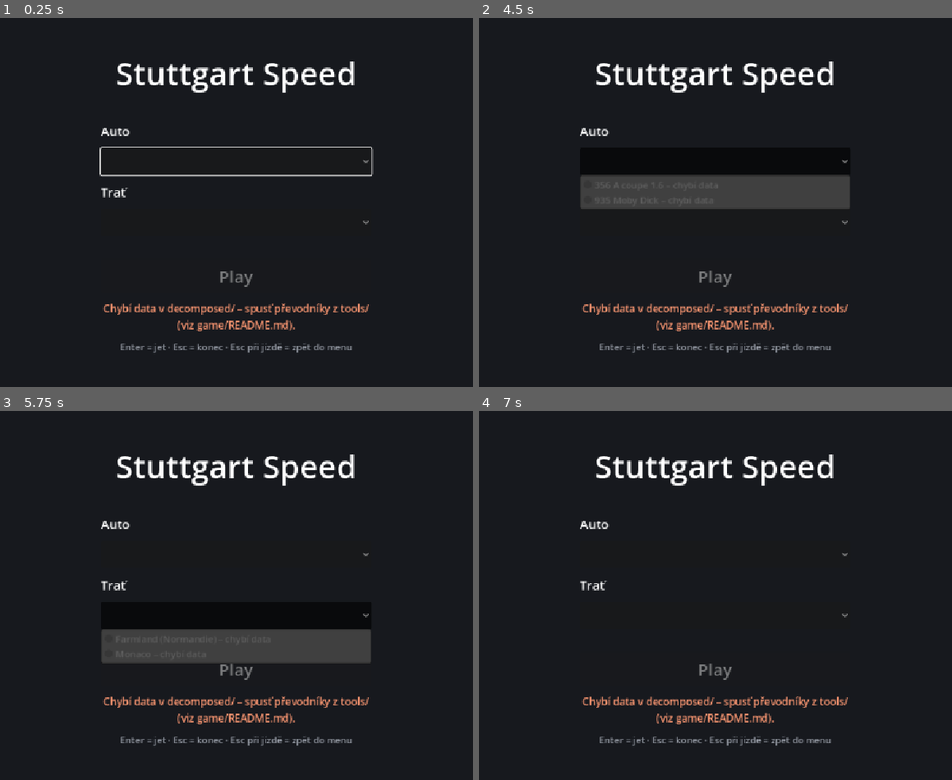
Above: before the commit, frames 1-4 (two rows, left to right).
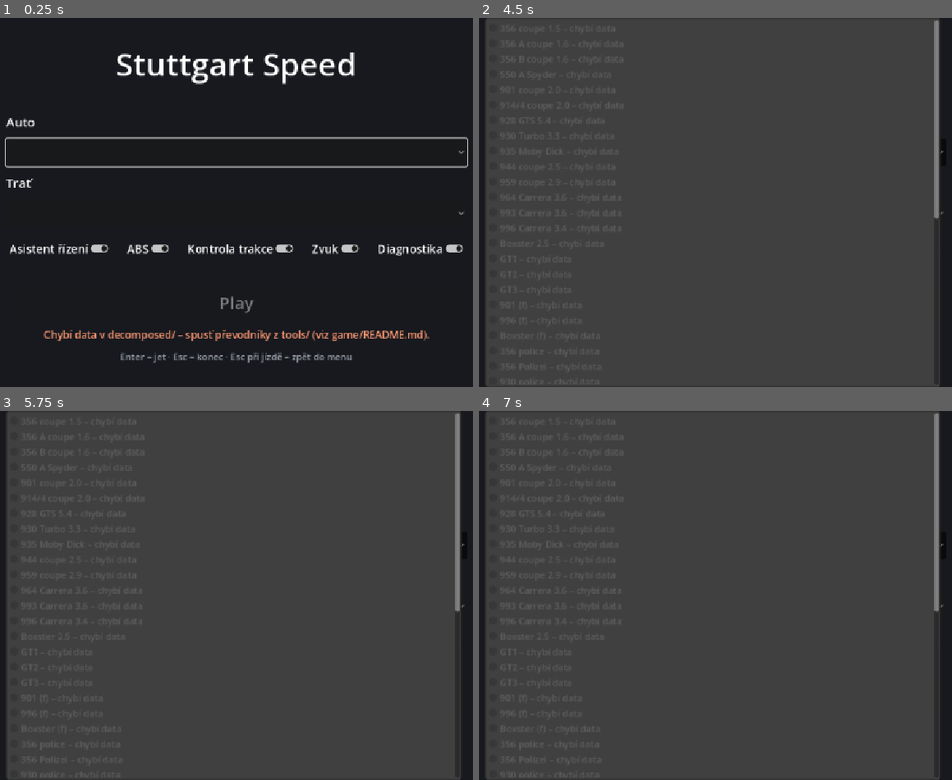
Above: after the commit, the same moments.

Repository: jandohnal/Stuttgart-speed-2026
Game: Godot game, scene res://scenes/menu.tscn
Two runs of this game, one before a commit and one after it. Both use one fixed random seed, a clock stepped at 60 frames per second and the inputs below.
Inputs (mouse positions are in pixels of both pictures, inside the frame that each line leads up to; where the layout moved, square brackets give the same spot in the first picture):
- Up to frame 1 (0.25 s): no input
- Up to frame 2 (4.5 s): click (540, 246) at 0.5 s, where only the run after the commit has a clickable "Asistent řízení"; click (625, 246) at 1.25 s, where only the run after the commit has a clickable "ABS"; click (720, 246) at 2 s, where only the run after the commit has a clickable "Kontrola trakce"; click (814, 246) at 2.75 s, where only the run after the commit has a clickable "Zvuk"; click (899, 246) at 3.5 s, where only the run after the commit has a clickable "Diagnostika"; click (715, 150) [715, 161] at 4.25 s
- Up to frame 3 (5.75 s): click (236, 606) [236, 613] at 5 s
- Up to frame 4 (7 s): tap Enter at 5.75 s; move the mouse to (862, 577) at 5.77 s; hold D 5.78-6.5 s; tap M at 5.85 s; click (862, 577) at 5.92 s; tap Space at 6.02, 6.5 s; drag from (583, 613) to (682, 669) at 6.52 s

The runs differ from the first frame. In frame 1, 8.9% of the frame differs, in the area x 1-99%, y 9-94%; in frame 2, 89%; in frame 3, 89%; in frame 4, 94%, in the area x 1-99%, y 0-100%.

Commit message:
all models

Diff:
--- a/game/scenes/menu.tscn
+++ b/game/scenes/menu.tscn
@@ -69,6 +69,13 @@
 layout_mode = 2
 theme_override_font_sizes/font_size = 26
 
+[node name="Options" type="HBoxContainer" parent="Center/Box"]
+unique_name_in_owner = true
+custom_minimum_size = Vector2(0, 48)
+layout_mode = 2
+theme_override_constants/separation = 20
+alignment = 1
+
 [node name="Spacer2" type="Control" parent="Center/Box"]
 custom_minimum_size = Vector2(0, 12)
 layout_mode = 2
--- a/game/scripts/game_settings.gd
+++ b/game/scripts/game_settings.gd
@@ -1,21 +1,35 @@
 extends Node
-## Autoload GameSettings: the car and track chosen in the menu, handed over to main.gd. Empty
-## values mean "not chosen", so main.gd falls back to --car/--track and the project settings (the
-## tests run main.tscn directly and never touch this). The last choice is kept in
-## user://settings.cfg so the menu can preselect it.
+## Autoload GameSettings: the car, track and options chosen in the menu, handed over to main.gd.
+## Empty car / track mean "not chosen", so main.gd falls back to --car/--track and the project
+## settings. The tests run main.tscn directly and get the option defaults below: only the menu
+## loads the saved choice (user://settings.cfg), so a player's settings never change a test.
 
 const FILE := "user://settings.cfg"
+## Option -> default. steering_assist, brake_assist (ABS) and traction_control are Car properties;
+## sound unmutes the master bus; diagnostics shows the telemetry readout in the HUD.
+const DEFAULT_OPTIONS := {
+	"steering_assist": true,
+	"brake_assist": true,
+	"traction_control": true,
+	"sound": true,
+	"diagnostics": true,
+}
 
 ## Key in cars.json (main.gd CARS); empty = not chosen in the menu.
 var car_key := ""
 ## Track name in decomposed/GameData/Track/ (main.gd TRACKS); empty = not chosen in the menu.
 var track_name := ""
+## Options toggled in the menu (not during the game), applied by main.gd when the game starts.
+var options := DEFAULT_OPTIONS.duplicate()
 
 
 ## Last choice saved by save_last(): {"car": key, "track": name}, values "" when never saved.
+## Also loads the saved options into `options` (defaults for the ones never saved).
 func load_last() -> Dictionary:
 	var cfg := ConfigFile.new()
 	cfg.load(FILE)
+	for key: String in DEFAULT_OPTIONS:
+		options[key] = bool(cfg.get_value("options", key, DEFAULT_OPTIONS[key]))
 	return {"car": str(cfg.get_value("last", "car", "")), "track": str(cfg.get_value("last", "track", ""))}
 
 
@@ -24,6 +38,8 @@
 	cfg.load(FILE)
 	cfg.set_value("last", "car", car_key)
 	cfg.set_value("last", "track", track_name)
+	for key: String in options:
+		cfg.set_value("options", key, options[key])
 	cfg.save(FILE)
 
 
--- a/game/scripts/hud.gd
+++ b/game/scripts/hud.gd
@@ -7,6 +7,8 @@
 const GAUGE_OPACITY := 0.6
 
 @export var car_path: NodePath
+## Telemetry readout (g forces, steering, TC cut, boost, damage); set from the menu option.
+@export var diagnostics := true
 
 @onready var car := get_node_or_null(car_path) as Car
 @onready var label: Label = $Label
@@ -81,12 +83,12 @@
 	speed_gauge.odo_shake = clampf((car.rpm / car.redline - 0.75) / 0.25, 0.0, 1.0)
 	if _trip_reset == null or not _trip_reset.is_running():
 		speed_gauge.trip_m = car.odometer_m - _trip_start_m
-	label.text = "lat %.2f g   long %.2f g   steer %.1f°   steering assist %s   ABS %s   TC %s%s   sound %s\n" % [
-		t["lat_g"], t["long_g"], t["steer_deg"], "ON" if t["assist"] else "OFF", "ON" if t["abs"] else "OFF",
-		"ON" if t["tc"] else "OFF", " (-%d%%)" % roundi(t["tc_cut"] * 100.0) if t["tc_cut"] > 0.02 else "",
-		"OFF" if AudioServer.is_bus_mute(0) else "ON",
-	] + ("boost %d%%\n" % roundi(t["boost"] * 100.0) if car.turbo else "") + _damage_text(t.get("damage", {})) \
-		+ "W/S throttle/brake  A/D steer  Space handbrake  R reset  F2 telemetry  F3 assist  F4 ABS  F5 repair  F6 TC  T trip  M sound  F11 full screen"
+	var text := ""
+	if diagnostics:
+		text = "lat %.2f g   long %.2f g   steer %.1f°%s\n" % [t["lat_g"], t["long_g"], t["steer_deg"],
+			"   TC -%d%%" % roundi(t["tc_cut"] * 100.0) if t["tc_cut"] > 0.02 else ""] \
+			+ ("boost %d%%\n" % roundi(t["boost"] * 100.0) if car.turbo else "") + _damage_text(t.get("damage", {}))
+	label.text = text + "W/S throttle/brake  A/D steer  Space handbrake  R reset  F2 telemetry  F5 repair  T trip  F11 full screen  Esc menu"
 
 
 ## Trip reset: like pressing the knob, the drums roll back to zero instead of jumping.
--- a/game/scripts/main.gd
+++ b/game/scripts/main.gd
@@ -3,9 +3,9 @@
 ## decomposed/. Track: project setting stuttgart/track or --track=<name> (default farmland =
 ## Normandie); car: stuttgart/car or --car=<key in cars.json> (default 356Acoupe16; CARS maps it to
 ## the model and engine sound). --slice=<n> starts on road slice n instead of the start line;
-## --windowed=1 keeps a window. F2 records telemetry to user://telemetry_*.csv, F3 toggles the
-## steering assist, F4 the ABS, F5 repairs the car, F6 toggles traction control, M mutes the sound, F11 full screen, Esc goes
-## back to the menu (scenes/menu.tscn, which sets GameSettings.car_key / track_name).
+## --windowed=1 keeps a window. F2 records telemetry to user://telemetry_*.csv, F5 repairs the car,
+## F11 full screen, Esc goes back to the menu (scenes/menu.tscn, which sets GameSettings.car_key /
+## track_name and the options: steering assist, ABS, traction control, sound, diagnostics).
 
 const DEFAULT_TRACK := "farmland"
 const TrackProps := preload("res://scripts/track_props.gd")
@@ -16,18 +16,74 @@
 const DEFAULT_CAR := "356Acoupe16"
 const ODOMETER_FILE := "user://odometer.cfg"
 const ODOMETER_SAVE_INTERVAL := 30.0  ## s
-## Car (key in cars.json) -> model (GameData/CarModel/<model>) and engine sound set. The original
-## assigns the sets in its executable, so these are chosen by ear: 356 A the lowest 356 set
-## (idle note 29), 935 the race set whose loops fit a flat six to 8000 rpm.
-## "name" is shown in the menu.
+## Menu car -> model (GameData/CarModel/<model>), engine sound set and physics (key in cars.json,
+## default the menu key). The original assigns the sound sets in its executable: 356 A (sd1a, idle
+## note 29) and 935 (sdxc, flat six to 8000 rpm) are chosen by ear, the others guessed from the
+## order of the sets (sd1 356 ... sd9 Boxster, sdx race cars) and still to be tuned by ear. Police
+## and "f" models drive like their road car; traffic (eas, eden, postship) has no .sim of its own
+## and uses "default". "name" is shown in the menu.
 const CARS := {
+	"356coupe15": {"name": "356 coupe 1.5", "model": "356_1", "engine_sound": "sd1a", "cylinders": 4},
 	"356Acoupe16": {"name": "356 A coupe 1.6", "model": "356a", "engine_sound": "sd1a", "cylinders": 4},
+	"356Bcoupe16": {"name": "356 B coupe 1.6", "model": "356b", "engine_sound": "sd1a", "cylinders": 4},
+	"550Arace": {"name": "550 A Spyder", "model": "550", "engine_sound": "sd2", "cylinders": 4},
+	"901coupe20": {"name": "901 coupe 2.0", "model": "901", "engine_sound": "sd3a", "cylinders": 6},
+	"914coupe20": {"name": "914/4 coupe 2.0", "model": "914", "engine_sound": "sd4a", "cylinders": 4},
+	"928coupeGTS54": {"name": "928 GTS 5.4", "model": "928", "engine_sound": "sd5", "cylinders": 8},
+	"930Tcoupe33": {"name": "930 Turbo 3.3", "model": "930", "engine_sound": "sd6a", "cylinders": 6},
 	"935race": {"name": "935 Moby Dick", "model": "935", "engine_sound": "sdxc", "cylinders": 6},
+	"944coupe25": {"name": "944 coupe 2.5", "model": "944", "engine_sound": "sd7a", "cylinders": 4},
+	"959coupe29": {"name": "959 coupe 2.9", "model": "959", "engine_sound": "sd6b", "cylinders": 6},
+	"964coupe36": {"name": "964 Carrera 3.6", "model": "964", "engine_sound": "sd8a", "cylinders": 6},
+	"993coupe36": {"name": "993 Carrera 3.6", "model": "993", "engine_sound": "sd8b", "cylinders": 6},
+	"996coupe34": {"name": "996 Carrera 3.4", "model": "996", "engine_sound": "sd8c", "cylinders": 6},
+	"boxster25": {"name": "Boxster 2.5", "model": "boxster", "engine_sound": "sd9", "cylinders": 6},
+	"GT1race": {"name": "GT1", "model": "gt1", "engine_sound": "sdxa", "cylinders": 6},
+	"GT2race": {"name": "GT2", "model": "gt2", "engine_sound": "sdxb", "cylinders": 6},
+	"GT3race": {"name": "GT3", "model": "gt3", "engine_sound": "sdxb", "cylinders": 6},
+	"f901": {"name": "901 (f)", "model": "f901", "engine_sound": "sd3a", "cylinders": 6, "physics": "901coupe20"},
+	"f996": {"name": "996 (f)", "model": "f996", "engine_sound": "sd8c", "cylinders": 6, "physics": "996coupe34"},
+	"fboxster": {"name": "Boxster (f)", "model": "fboxster", "engine_sound": "sd9", "cylinders": 6, "physics": "boxster25"},
+	"cop356": {"name": "356 police", "model": "cop356", "engine_sound": "sd1a", "cylinders": 4, "physics": "356Acoupe16"},
+	"cop356_german": {"name": "356 Polizei", "model": "cop356_german", "engine_sound": "sd1a", "cylinders": 4, "physics": "356Acoupe16"},
+	"cop930": {"name": "930 police", "model": "cop930", "engine_sound": "sd6a", "cylinders": 6, "physics": "930Tcoupe33"},
+	"cop930_german": {"name": "930 Polizei", "model": "cop930_german", "engine_sound": "sd6a", "cylinders": 6, "physics": "930Tcoupe33"},
+	"cop993": {"name": "993 police", "model": "cop993", "engine_sound": "sd8b", "cylinders": 6, "physics": "993coupe36"},
+	"cop993_german": {"name": "993 Polizei", "model": "cop993_german", "engine_sound": "sd8b", "cylinders": 6, "physics": "993coupe36"},
+	"eas1": {"name": "Traffic eas1", "model": "eas1", "engine_sound": "sd1a", "cylinders": 4, "physics": "default"},
+	"eas2": {"name": "Traffic eas2", "model": "eas2", "engine_sound": "sd1a", "cylinders": 4, "physics": "default"},
+	"eas3": {"name": "Traffic eas3", "model": "eas3", "engine_sound": "sd1a", "cylinders": 4, "physics": "default"},
+	"eas4": {"name": "Traffic eas4", "model": "eas4", "engine_sound": "sd1a", "cylinders": 4, "physics": "default"},
+	"eas5": {"name": "Traffic eas5", "model": "eas5", "engine_sound": "sd1a", "cylinders": 4, "physics": "default"},
+	"eas6": {"name": "Traffic eas6", "model": "eas6", "engine_sound": "sd1a", "cylinders": 4, "physics": "default"},
+	"eas7": {"name": "Traffic eas7", "model": "eas7", "engine_sound": "sd1a", "cylinders": 4, "physics": "default"},
+	"eas8": {"name": "Traffic eas8", "model": "eas8", "engine_sound": "sd1a", "cylinders": 4, "physics": "default"},
+	"eas9": {"name": "Traffic eas9", "model": "eas9", "engine_sound": "sd1a", "cylinders": 4, "physics": "default"},
+	"eas10": {"name": "Traffic eas10", "model": "eas10", "engine_sound": "sd1a", "cylinders": 4, "physics": "default"},
+	"eas11": {"name": "Traffic eas11", "model": "eas11", "engine_sound": "sd1a", "cylinders": 4, "physics": "default"},
+	"eden1": {"name": "Traffic eden1", "model": "eden1", "engine_sound": "sd1a", "cylinders": 4, "physics": "default"},
+	"eden2": {"name": "Traffic eden2", "model": "eden2", "engine_sound": "sd1a", "cylinders": 4, "physics": "default"},
+	"eden3": {"name": "Traffic eden3", "model": "eden3", "engine_sound": "sd1a", "cylinders": 4, "physics": "default"},
+	"eden4": {"name": "Traffic eden4", "model": "eden4", "engine_sound": "sd1a", "cylinders": 4, "physics": "default"},
+	"eden5": {"name": "Traffic eden5", "model": "eden5", "engine_sound": "sd1a", "cylinders": 4, "physics": "default"},
+	"postship": {"name": "Traffic postship", "model": "postship", "engine_sound": "sd1a", "cylinders": 4, "physics": "default"},
 }
 ## Tracks offered in the menu: name in GameData/Track/ -> shown name.
 const TRACKS := {
 	"farmland": "Farmland (Normandie)",
 	"monaco1": "Monaco",
+	"monaco2": "Monaco 2",
+	"monaco3": "Monaco 3",
+	"monaco4": "Monaco 4",
+	"monaco5": "Monaco 5",
+	"alps": "Alps",
+	"autobahn": "Autobahn",
+	"canyon": "Canyon",
+	"castle": "Castle",
+	"coastal": "Coastal",
+	"foothills": "Foothills",
+	"forest": "Forest",
+	"industrial": "Industrial",
 }
 const MENU_SCENE := "res://scenes/menu.tscn"
 const SOLID_GROUPS := ["road", "terrain", "objects"]
@@ -39,11 +95,7 @@
 	"handbrake": [KEY_SPACE],
 	"reset_car": [KEY_R],
 	"telemetry": [KEY_F2],
-	"steering_assist": [KEY_F3],
-	"brake_assist": [KEY_F4],
-	"traction_control": [KEY_F6],
 	"repair": [KEY_F5],
-	"mute": [KEY_M],
 	"trip_reset": [KEY_T],
 	"fullscreen": [KEY_F11],
 	"menu": [KEY_ESCAPE],
@@ -68,6 +120,7 @@
 
 func _ready() -> void:
 	_setup_input()
+	_apply_options()
 	# The HUD scales with the window: project setting display/window/stretch (canvas_items).
 	GameSettings.go_fullscreen()
 	if track_name.is_empty():
@@ -101,10 +154,11 @@
 	var model_path := car_model_path(car_key)
 	var engine_sound := "GameData/Sounds/" + str(info["engine_sound"])
 	var cars: Variant = OriginalAssets.load_json(CAR_PHYSICS)
-	if cars is Dictionary and cars.has(car_key):
+	var physics := car_physics_key(car_key)
+	if cars is Dictionary and cars.has(physics):
 		var model := OriginalAssets.load_gltf(model_path)
 		Materials.setup_car(model)
-		car.setup(model, cars[car_key])
+		car.setup(model, cars[physics])
 		_load_mileage()
 		var damage: Variant = OriginalAssets.load_json(model_path.get_basename() + "_damage.json")
 		if damage is Dictionary:
@@ -117,8 +171,18 @@
 			audio.rpm_scale = 4.0 / float(info["cylinders"])  # engine.json assumes a four
 			audio.setup(car, engine, engine_sound, SFX_BANK)
 	else:
-		push_error("Car %s not found in %s" % [car_key, CAR_PHYSICS])
+		push_error("Car %s (physics %s) not found in %s" % [car_key, physics, CAR_PHYSICS])
 	_reset_car(start_slice)
+
+
+## Options from the menu (GameSettings): driver aids, sound and the HUD diagnostics.
+func _apply_options() -> void:
+	var options: Dictionary = GameSettings.options
+	car.steering_assist = options["steering_assist"]
+	car.brake_assist = options["brake_assist"]
+	car.traction_control = options["traction_control"]
+	AudioServer.set_bus_mute(0, not options["sound"])
+	$HUD.diagnostics = options["diagnostics"]
 
 
 ## Mileage is kept per car between runs, but only when the game itself runs: the tests load this
@@ -161,6 +225,11 @@
 	return CARS.get(key, {"name": key, "model": key.to_lower(), "engine_sound": "sd1a", "cylinders": 4})
 
 
+## Key of the car's physics in cars.json.
+static func car_physics_key(key: String) -> String:
+	return str(car_info(key).get("physics", key))
+
+
 static func car_model_path(key: String) -> String:
 	var model: String = car_info(key)["model"]
 	return "GameData/CarModel/%s/%s.gltf" % [model, model]
@@ -168,7 +237,7 @@
 
 ## True when decomposed/ holds the car's model and physics (cars.json, already parsed).
 static func car_available(key: String, cars: Variant) -> bool:
-	return cars is Dictionary and cars.has(key) and OriginalAssets.exists(car_model_path(key))
+	return cars is Dictionary and cars.has(car_physics_key(key)) and OriginalAssets.exists(car_model_path(key))
 
 
 static func track_available(name: String) -> bool:
@@ -290,16 +359,8 @@
 		_reset_car(_nearest_slice())
 	elif event.is_action_pressed("telemetry"):
 		_toggle_log()
-	elif event.is_action_pressed("steering_assist"):
-		car.steering_assist = not car.steering_assist
-	elif event.is_action_pressed("brake_assist"):
-		car.brake_assist = not car.brake_assist
-	elif event.is_action_pressed("traction_control"):
-		car.traction_control = not car.traction_control
 	elif event.is_action_pressed("repair"):
 		car.repair()
-	elif event.is_action_pressed("mute"):
-		AudioServer.set_bus_mute(0, not AudioServer.is_bus_mute(0))
 	elif event.is_action_pressed("fullscreen"):
 		var full := DisplayServer.window_get_mode() == DisplayServer.WINDOW_MODE_FULLSCREEN
 		DisplayServer.window_set_mode(DisplayServer.WINDOW_MODE_WINDOWED if full else DisplayServer.WINDOW_MODE_FULLSCREEN)
--- a/game/scripts/menu.gd
+++ b/game/scripts/menu.gd
@@ -1,20 +1,31 @@
 extends Control
-## Main menu of the prototype (D-009): car and track dropdowns and Play. The lists come from
-## main.gd (CARS, TRACKS); entries whose data is missing in decomposed/ are disabled. The choice
-## goes to the GameSettings autoload and user://settings.cfg, then the game scene takes over.
+## Main menu of the prototype (D-009): car and track dropdowns, a row of option toggles (driver
+## aids, sound, diagnostics) and Play. The lists come from main.gd (CARS, TRACKS); entries whose
+## data is missing in decomposed/ are disabled. The choice goes to the GameSettings autoload and
+## user://settings.cfg, then the game scene takes over. The options are set only here, not in game.
 ## Keyboard / gamepad: arrows or D-pad move the focus, Enter (anywhere) or Start plays, Esc quits.
 
 const Main := preload("res://scripts/main.gd")
 const GAME_SCENE := "res://scenes/main.tscn"
 const MISSING := " – chybí data"
+## GameSettings option -> toggle label, in the order of the row.
+const OPTION_LABELS := {
+	"steering_assist": "Asistent řízení",
+	"brake_assist": "ABS",
+	"traction_control": "Kontrola trakce",
+	"sound": "Zvuk",
+	"diagnostics": "Diagnostika",
+}
 
 @onready var car_option: OptionButton = %CarOption
 @onready var track_option: OptionButton = %TrackOption
 @onready var play_button: Button = %PlayButton
 @onready var note: Label = %Note
+@onready var options_row: HBoxContainer = %Options
 
 var car_keys: Array[String] = []
 var track_names: Array[String] = []
+var option_toggles := {}  ## option key -> CheckButton
 
 
 func _ready() -> void:
@@ -29,6 +40,13 @@
 		_add_item(track_option, Main.TRACKS[track], Main.track_available(track))
 	_preselect(car_option, car_keys.find(last["car"]))
 	_preselect(track_option, track_names.find(last["track"]))
+	for key: String in OPTION_LABELS:
+		var toggle := CheckButton.new()
+		toggle.text = OPTION_LABELS[key]
+		toggle.button_pressed = GameSettings.options[key]
+		toggle.add_theme_font_size_override("font_size", 20)
+		options_row.add_child(toggle)
+		option_toggles[key] = toggle
 	car_option.item_selected.connect(_update_play.unbind(1))
 	track_option.item_selected.connect(_update_play.unbind(1))
 	play_button.pressed.connect(_play)
@@ -63,6 +81,8 @@
 		return
 	GameSettings.car_key = car_keys[car_option.selected]
 	GameSettings.track_name = track_names[track_option.selected]
+	for key: String in option_toggles:
+		GameSettings.options[key] = (option_toggles[key] as CheckButton).button_pressed
 	GameSettings.save_last()
 	get_tree().change_scene_to_file(GAME_SCENE)
 
--- a/game/tests/menu_test.gd
+++ b/game/tests/menu_test.gd
@@ -2,7 +2,8 @@
 ## Headless test of the main menu:
 ##   godot --headless --path game res://tests/menu_test.tscn
 ## Checks that the dropdowns list main.gd CARS and TRACKS, that entries with data in decomposed/
-## are enabled and preselected, and that missing data disables an entry instead of failing.
+## are enabled and preselected, that the option toggles sit on one row between the track and Play
+## showing GameSettings.options, and that missing data disables an entry instead of failing.
 
 const Main := preload("res://scripts/main.gd")
 
@@ -24,6 +25,12 @@
 	_expect(menu.car_option.selected >= 0 and not menu.car_option.is_item_disabled(menu.car_option.selected), "car preselected")
 	_expect(menu.track_option.selected >= 0 and not menu.track_option.is_item_disabled(menu.track_option.selected), "track preselected")
 	_expect(not menu.play_button.disabled, "Play enabled")
+	_expect(menu.option_toggles.size() == GameSettings.DEFAULT_OPTIONS.size(), "option toggles %d" % menu.option_toggles.size())
+	for key: String in menu.option_toggles:
+		var toggle: CheckButton = menu.option_toggles[key]
+		_expect(toggle.get_parent() == menu.options_row and toggle.button_pressed == GameSettings.options[key], "toggle %s" % key)
+	var row: int = menu.options_row.get_index()
+	_expect(row > menu.track_option.get_index() and row < menu.play_button.get_index(), "toggles between track and Play")
 	_expect(not Main.track_available("no_such_track"), "missing track detected")
 	_expect(not Main.car_available("no_such_car", {}), "missing car detected")
 	menu._add_item(menu.track_option, "Test", false)
Not shown, changed: docs/decisions.md
Not shown, changed: docs/formats/crp.md
Not shown, added: docs/model-check.md
Not shown, changed: docs/plan.md
Not shown, added: ideas/distribution-bring-your-own-data.md
Not shown, added: ideas/driver-in-cockpit.md
